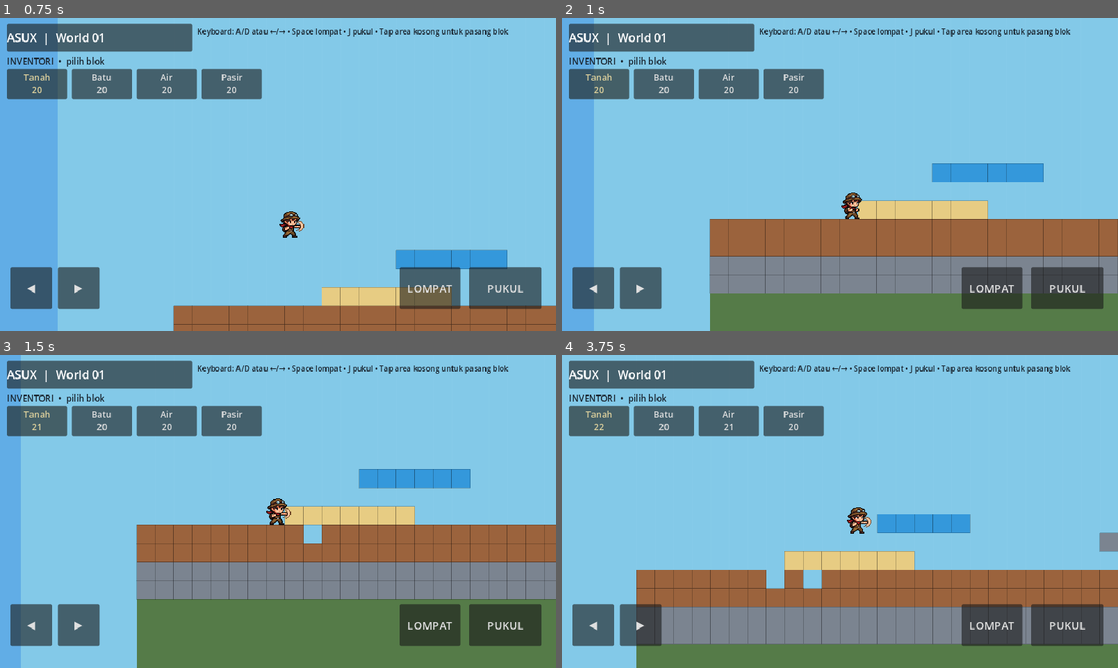
Above: before the commit, frames 1-4 (two rows, left to right).
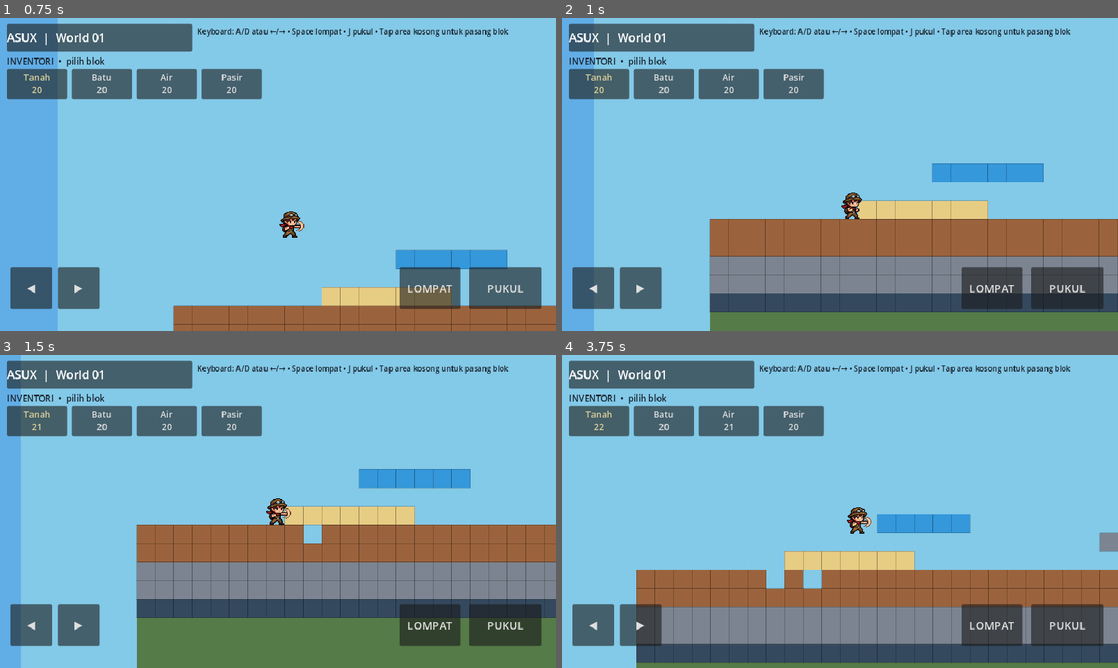
Above: after the commit, the same moments.

Repository: Koidyavol/Asux
Game: Godot game, scene res://scenes/main.tscn
Same seed, same stepped clock (60 frames per second), same inputs: the game is played once before the commit and once after it.
Inputs (mouse positions are in pixels of both pictures, inside the frame that each line leads up to):
- Up to frame 1 (0.75 s): move the mouse to (400, 158) at 0.52 s; hold D (move_right) from 0.53 s (still down); tap J (punch) at 0.6 s; click (400, 158) at 0.67 s
- Up to frame 2 (1 s): keep holding D (move_right); tap Space (jump) at 0.77 s
- Up to frame 3 (1.5 s): keep holding D (move_right); move the mouse to (166, 527) at 1.27 s; tap J (punch) at 1.35 s
- Up to frame 4 (3.75 s): tap Space (jump) at 1.52, 3.02 s; move the mouse to (895, 442) at 2.02 s; release D (move_right) at 2.03 s; hold A (move_left) 2.03-2.78 s; tap J (punch) at 2.1, 2.85, 3.6 s; move the mouse to (812, 574) at 2.77 s; hold D (move_right) from 2.78 s (still down); click (812, 574) at 2.92 s; move the mouse to (1006, 558) at 3.52 s

Frame 1 is identical in both runs. In frame 2, 3.3% of the frame differs, in the area x 26-100%, y 88-94%; in frame 3, 3.6%; in frame 4, 5.1%, in the area x 13-100%, y 92-99%.

Commit message:
Add indestructible end blocks at world bottom

Diff:
--- a/scripts/main.gd
+++ b/scripts/main.gd
@@ -8,7 +8,8 @@
     "Tanah": Color("#9b633d"),
     "Batu": Color("#7b8490"),
     "Air": Color("#3498db"),
-    "Pasir": Color("#e7cc83")
+    "Pasir": Color("#e7cc83"),
+    "end": Color("#34495e")
 }
 
 var player: CharacterBody2D
@@ -56,6 +57,7 @@
         _set_cell(Vector2i(x, 21), "Tanah")
         _set_cell(Vector2i(x, 22), "Batu")
         _set_cell(Vector2i(x, 23), "Batu")
+        _set_cell(Vector2i(x, 24), "end")
     for x in range(8, 15):
         _set_cell(Vector2i(x, 19), "Pasir")
     for x in range(25, 30):
@@ -192,6 +194,8 @@
     if not cells.has(target):
         return
     var block: String = cells[target]
+    if block == "end":
+        return
     cells.erase(target)
     for child in tile_layer.get_children():
         if child is StaticBody2D and child.get_meta("cell", Vector2i(-999,-999)) == target:
